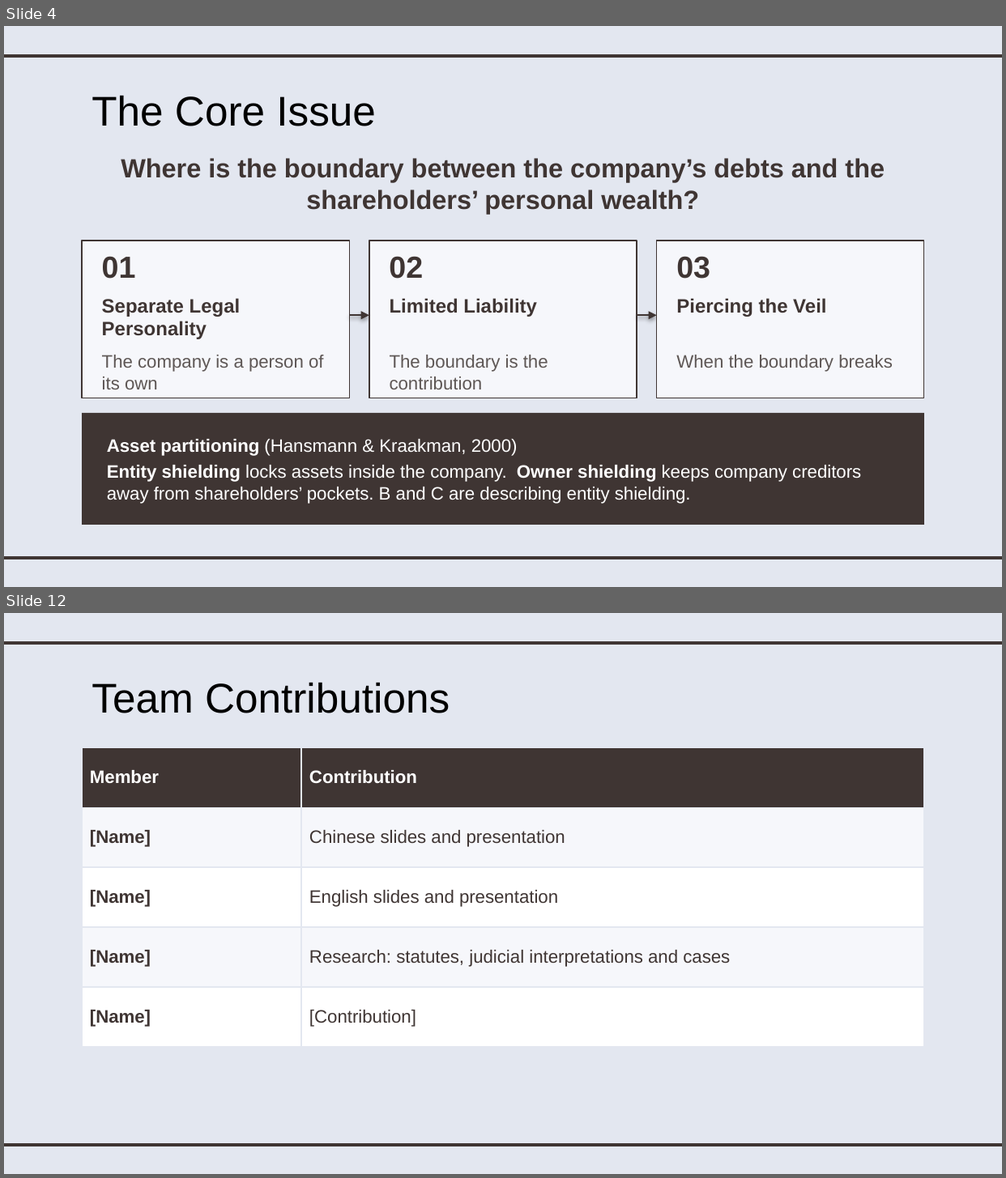
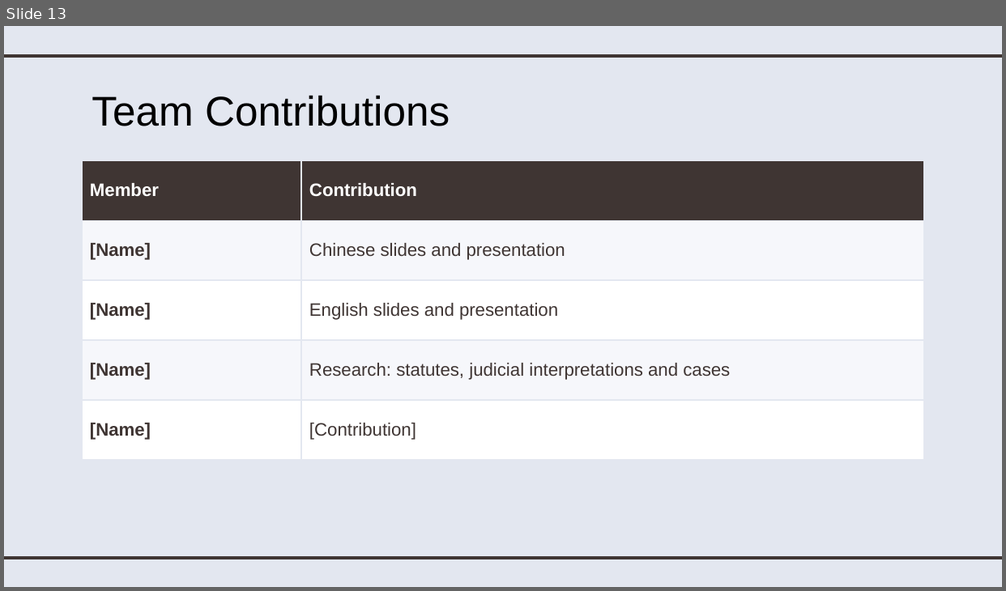
Before and after one commit to joycelynqxq-lab/my-project, a slide deck: 英文部分_English_Part.pptx. Shown one above the other, each under a label of ours: slides 4 and 12 before the commit, slide 13 after it; the slides between them are not shown. The pictures are 1006x1178 and 1006x591 pixels, drawn with LibreOffice and Linux fonts; fonts in the diff are those of the drawing. Boxes give left, top, right and bottom in pixels: in the first picture for what was removed or moved away, otherwise in the second. Text is boxed around its words. In the diff, an @@ line names an element or a change of style, - is before the commit and + after.

```diff
--- a/英文部分_English_Part.pptx
+++ b/英文部分_English_Part.pptx
@@ slide 4 removed at bbox=[4, 26, 1002, 587], background #E3E7F0; not listed: 2 template elements that a slide beside it also shows @@
@@ title removed at bbox=[91, 95, 376, 126] @@
-The Core Issue
@@ text removed at bbox=[121, 158, 884, 214] @@
-Where is the boundary between the company’s debts and the shareholders’ personal wealth?
@@ rectangle removed at bbox=[82, 241, 349, 399] @@
@@ rectangle removed at bbox=[369, 241, 637, 399] @@
@@ rectangle removed at bbox=[657, 241, 924, 399] @@
@@ text removed at bbox=[102, 256, 136, 279] @@
-01
@@ text removed at bbox=[389, 256, 423, 279] @@
-02
@@ text removed at bbox=[676, 256, 710, 279] @@
-03
@@ text removed at bbox=[102, 298, 241, 339] @@
-Separate Legal Personality
@@ arrow removed from (349, 315) to (369, 315) @@
@@ text removed at bbox=[390, 298, 537, 317] @@
-Limited Liability
@@ arrow removed from (637, 315) to (657, 315) @@
@@ text removed at bbox=[676, 298, 826, 317] @@
-Piercing the Veil
@@ text removed at bbox=[102, 355, 324, 390] @@
-The company is a person of its own
@@ text removed at bbox=[390, 355, 548, 390] @@
-The boundary is the contribution
@@ text removed at bbox=[676, 355, 893, 372] @@
-When the boundary breaks
@@ rectangle removed at bbox=[82, 413, 924, 525] @@
@@ text removed at bbox=[107, 439, 861, 504] @@
-Asset partitioning (Hansmann & Kraakman, 2000)
-Entity shielding locks assets inside the company. Owner shielding keeps company creditors away from shareholders’ pockets. B and C are describing entity shielding.
@@ what was slide 12 is now slide 13 @@
```
Also in this commit, not shown: 3 slides changed, 10 slides added, 8 other slides removed, 1 other file.
